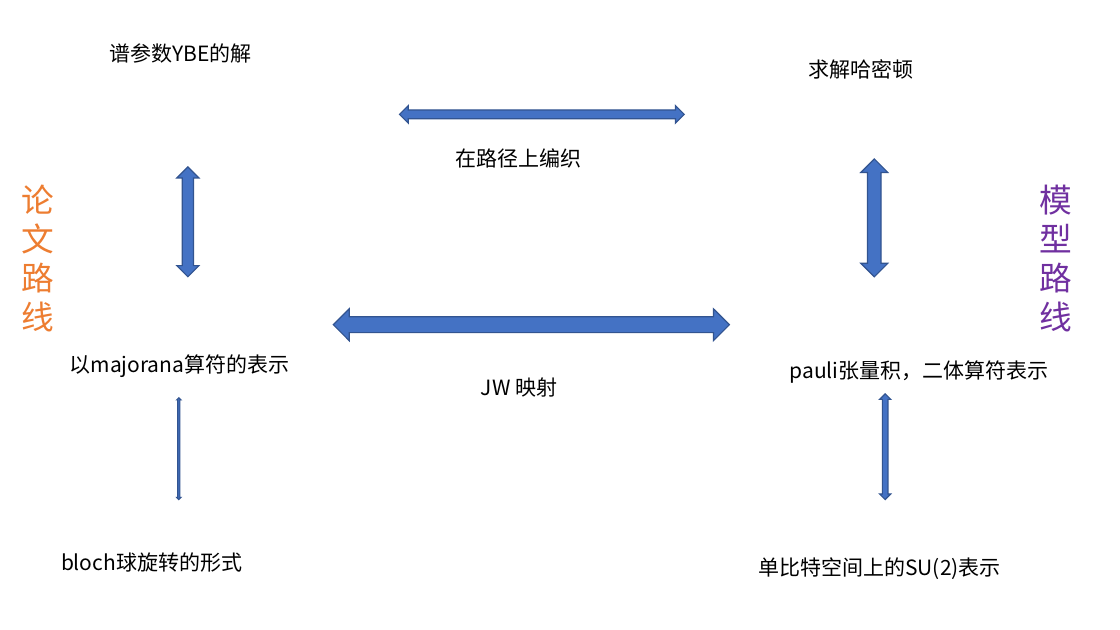
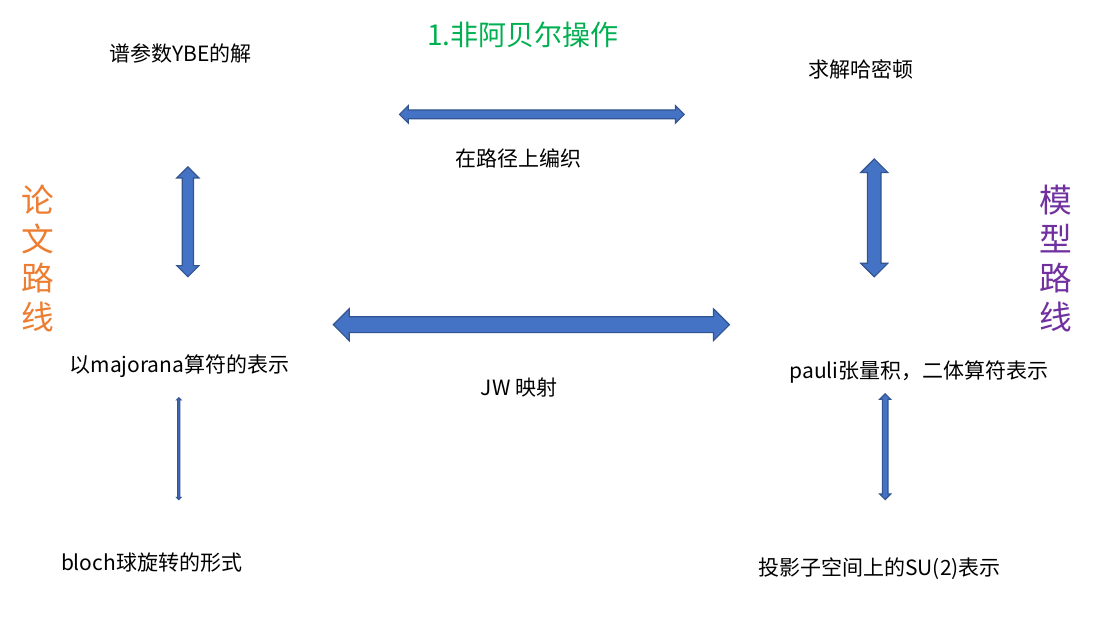
Before and after one commit to Asice-Cloud/quantummmm, a slide deck: slide 3 of y2.pptx. Drawn at 1120x630 pixels with LibreOffice and Linux fonts; fonts in the diff are those of the drawing. Boxes give left, top, right and bottom in pixels: in the first picture for what was removed or moved away, otherwise in the second. Text is boxed around its words. In the diff, an @@ line names an element or a change of style, - is before the commit and + after.

```diff
--- a/y2.pptx
+++ b/y2.pptx
@@ text added at bbox=[427, 21, 618, 48], 24 pt, text #00B050 @@
+1.非阿贝尔操作
@@ text at bbox=[758, 557, 1001, 579]: text changed @@
-单比特空间上的SU(2)表示
+投影子空间上的SU(2)表示
```
Also in this commit, not shown: 4 other slides changed, 12 slides added, 1 slide removed, 11 other files.
